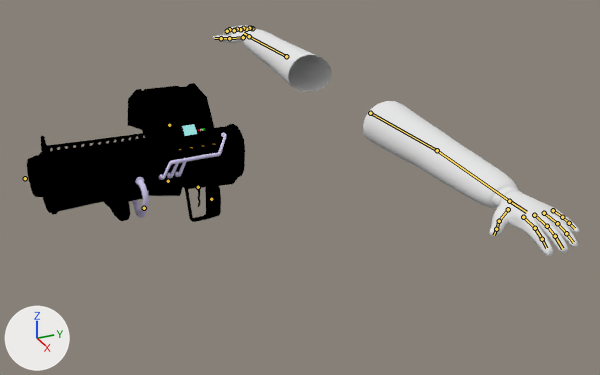
Renders of the Blender file weapons/new/FF - Incendiary Cannon.blend from each side of a commit.
Rendered twice from a 50 mm lens placed at (89.4, -46.5, 33.3), pointed at (2.9, -7.6, -9.9). Every picture has the same lights, and +X, +Y and +Z are marked at lower left. The older version comes first. The bones that change, and the others that lie on the model, are drawn over the model as lines.

In view in the first picture: 'default_arms.003', 'v_incendiarycannon_reference', 'v_incendiarycannon_reference.001'.
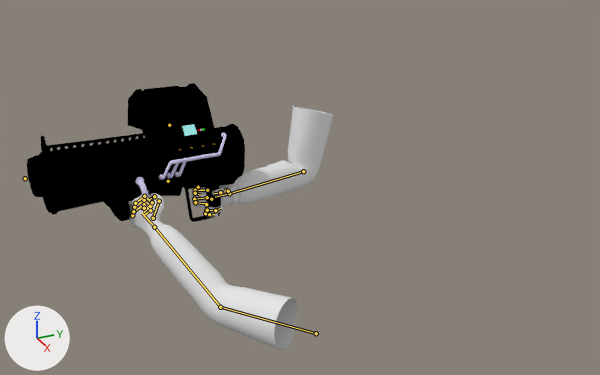
The newer file adds an action. The first version stands in its rest pose; the second is drawn at frame 53 of the action 'Fire_New'.

The change in detail:
Bone 'thumb_1_l' (bone_thumb_1_l) turns from (0, 0, 0) to (0, 0, -48) degrees about its own x, y and z.
Bone 'thumb_2_l' (bone_thumb_2_l) turns from (0, 0, 0) to (0, 0, 15) degrees about its own x, y and z.
Bone 'rig_index_l' (bone_rig_index_l) turns from (0, 0, 0) to (-11, 2, -73) degrees about its own x, y and z.
Bone 'rig_middle_l' (bone_rig_middle_l) turns from (0, 0, 0) to (-5, -1, -76) degrees about its own x, y and z.
Bone 'rig_ring_l' (bone_rig_ring_l) turns from (0, 0, 0) to (-4, -7, -79) degrees about its own x, y and z.
Bone 'rig_pinky_l' (bone_rig_pinky_l) turns from (0, 0, 0) to (2, -13, -54) degrees about its own x, y and z.
Bone 'rig_thumb_l' (bone_rig_thumb_l) turns from (0, 0, 0) to (40, -5, -13) degrees about its own x, y and z.
Bone 'rig_hand_l' (bone_rig_hand_l) moves from (0.0, 0.0, 0.0) to (15.3, -37.9, 24.6).
Bone 'rig_hand_l' (bone_rig_hand_l) turns from (0, 0, 0) to (96, 65, -120) degrees about its own x, y and z.
Bone 'rig_l' (bone_rig_l) moves from (0.0, 0.0, 0.0) to (28.1, -39.0, -18.9).
Bone 'rig_upperarm_l' (bone_rig_upperarm_l) moves from (0.0, 0.0, 0.0) to (22.1, 9.3, 12.1).
Bone 'ring_1_r' (bone_ring_1_r) turns from (0, 0, 0) to (0, 0, 10) degrees about its own x, y and z.
Bone 'middle_1_r' (bone_middle_1_r) turns from (0, 0, 0) to (-3, -2, 91) degrees about its own x, y and z.
Bone 'index_1_r' (bone_index_1_r) turns from (0, 0, 0) to (3, 2, 82) degrees about its own x, y and z.
Bone 'thumb_1_r' (bone_thumb_1_r) turns from (0, 0, 0) to (0, 0, 60) degrees about its own x, y and z.
Bone 'thumb_2_r' (bone_thumb_2_r) turns from (0, 0, 0) to (0, 0, 44) degrees about its own x, y and z.
Bone 'rig_index_r' (bone_rig_index_r) turns from (0, 0, 0) to (0, -1, -25) degrees about its own x, y and z.
Bone 'rig_middle_r' (bone_rig_middle_r) turns from (0, 0, 0) to (0, 1, -25) degrees about its own x, y and z.
Bone 'rig_ring_r' (bone_rig_ring_r) turns from (0, 0, 0) to (0, 1, 49) degrees about its own x, y and z.
Bone 'rig_pinky_r' (bone_rig_pinky_r) turns from (0, 0, 0) to (9, 1, 41) degrees about its own x, y and z.
Bone 'rig_thumb_r' (bone_rig_thumb_r) turns from (0, 0, 0) to (58, -26, -20) degrees about its own x, y and z.
Bone 'rig_hand_r' (bone_rig_hand_r) moves from (0.0, 0.0, 0.0) to (-17.0, -20.1, 11.2).
Bone 'rig_hand_r' (bone_rig_hand_r) turns from (0, 0, 0) to (94, -15, 89) degrees about its own x, y and z.
Bone 'rig_r' (bone_rig_r) moves from (0.0, 0.0, 0.0) to (-22.3, -11.9, -3.8).
Bone 'rig_upperarm_r' (bone_rig_upperarm_r) moves from (0.0, 0.0, 0.0) to (-4.4, 12.6, -4.7).

Where the change shows, as pixel boxes [x1, y1, x2, y2] in the pictures (600 x 375 px):
'default_arms.003', posed (44% narrower)
    before: [213, 25, 580, 257]
    after: [129, 106, 334, 351]
bone 'thumb_1_l', root to tip
    before: (499, 221) to (496, 229)
    after: (159, 201) to (154, 196)
bone 'thumb_2_l', root to tip
    before: (496, 229) to (494, 235)
    after: (154, 196) to (149, 199)
bone 'ring_1_r', root to tip
    before: (243, 28) to (241, 29)
    after: (207, 210) to (215, 210)
bone 'middle_1_r', root to tip
    before: (237, 29) to (234, 30)
    after: (194, 199) to (195, 202)
bone 'index_1_r', root to tip
    before: (229, 29) to (227, 31)
    after: (195, 190) to (195, 193)
bone 'thumb_1_r', root to tip
    before: (229, 38) to (221, 38)
    after: (228, 191) to (220, 192)
bone 'thumb_2_r', root to tip
    before: (221, 38) to (214, 38)
    after: (220, 192) to (214, 193)
